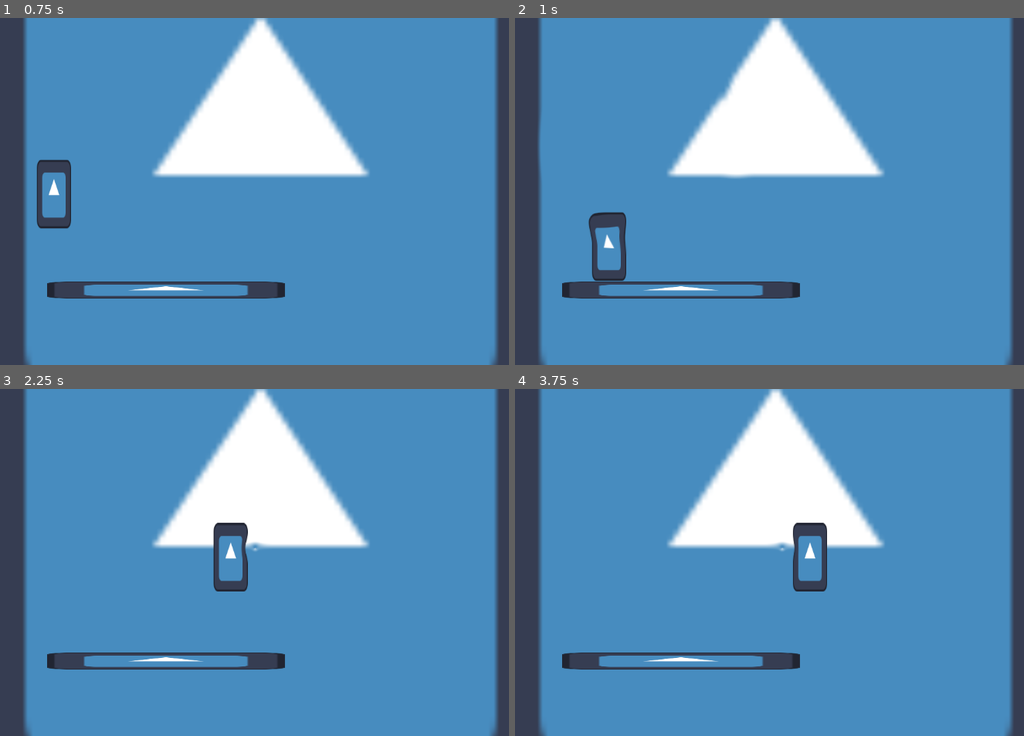
Above: before the commit, frames 1-4 (two rows, left to right).
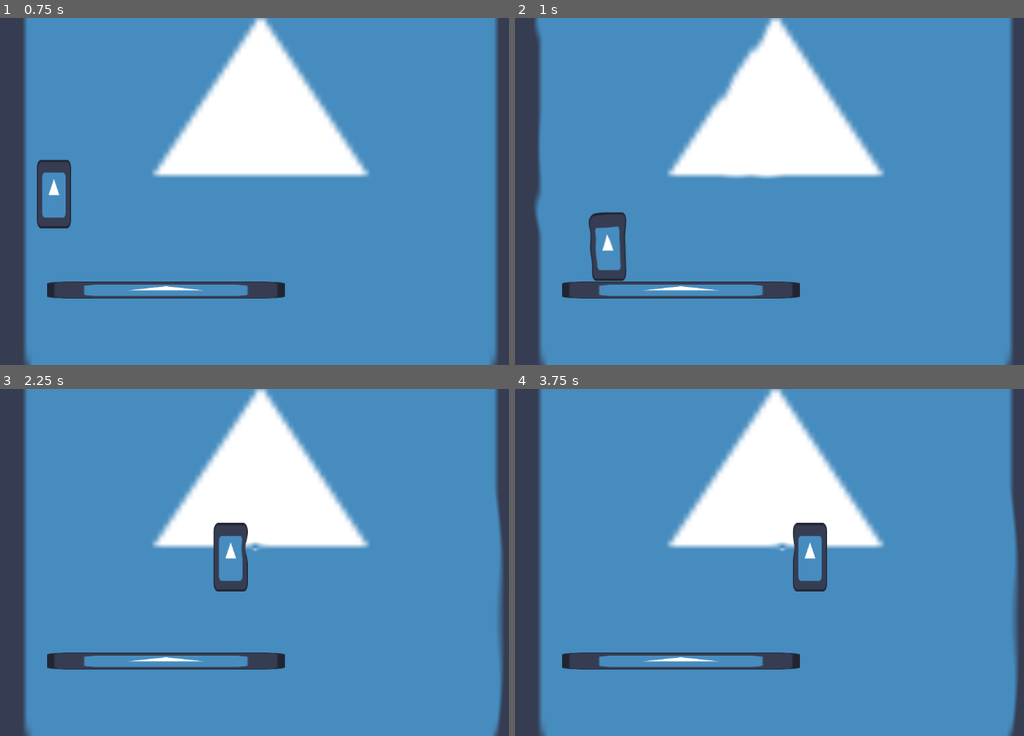
Above: after the commit, the same moments.

Repository: BeMain/metroidvania
Game: Godot game, scene res://world.tscn
Two runs of this game, one before a commit and one after it. Both use one fixed random seed, a clock stepped at 60 frames per second and the inputs below. The engine's default icon, where the game draws it, is replaced by a stand-in: a white triangle on a blue panel in a dark square.
Inputs:
- Up to frame 1 (0.75 s): tap Enter (ui_accept) at 0.5, 0.6 s; hold Right (right) from 0.53 s (still down)
- Up to frame 2 (1 s): keep holding Right (right); tap Up (jump) at 0.77 s
- Up to frame 3 (2.25 s): tap Enter (ui_accept) at 1.35, 2.1 s; tap Up (jump) at 1.52 s; release Right (right) at 2.03 s; hold Left (left) from 2.03 s (still down)
- Up to frame 4 (3.75 s): release Left (left) at 2.78 s; hold Right (right) from 2.78 s (still down); tap Enter (ui_accept) at 2.85, 3.6 s; tap Up (jump) at 3.02 s

Frame 1 is identical in both runs. In frame 2, 0.4% of the frame differs, in the area x 3-52%, y 0-73%; in frame 3, 0.9%, in the area x 96-99%, y 31-100%; in frame 4, 0.9%.

Commit message:
Add support for multiple simultaneous ripples

Diff:
--- a/sound_ripple.tscn
+++ b/sound_ripple.tscn
@@ -51,6 +51,9 @@
 grow_vertical = 2
 metadata/_edit_lock_ = true
 
+[node name="BackBufferCopy" type="BackBufferCopy" parent="."]
+copy_mode = 2
+
 [node name="AnimationPlayer" type="AnimationPlayer" parent="."]
 libraries = {
 "": SubResource("AnimationLibrary_5i2lo")
--- a/sound_ripples.gd
+++ b/sound_ripples.gd
@@ -3,13 +3,15 @@
 const sound_ripple_canvas_path: NodePath = ^"/root/World/SoundRippleCanvas"
 const SoundRipple: Resource = preload("res://sound_ripple.tscn")
 
-@onready var sound_ripple_canvas: CanvasLayer = get_node(sound_ripple_canvas_path)
+@onready var sound_ripple_canvas = get_node(sound_ripple_canvas_path)
 
 
 func add_ripple(center: Vector2 = Vector2(0.5, 0.5), force: float = 0.035, thickness: float = 0.0):
 	var ripple: ColorRect = SoundRipple.instantiate()
-	ripple.material.set_shader_parameter("force", force)
-	ripple.material.set_shader_parameter("thickness", thickness)
-	ripple.material.set_shader_parameter("center", center)
+	var material = ripple.material.duplicate(true)
+	material.set_shader_parameter("force", force)
+	material.set_shader_parameter("thickness", thickness)
+	material.set_shader_parameter("center", center)
+	ripple.material = material
 	sound_ripple_canvas.add_child(ripple)
 	ripple.get_node("AnimationPlayer").play("Pulse")
